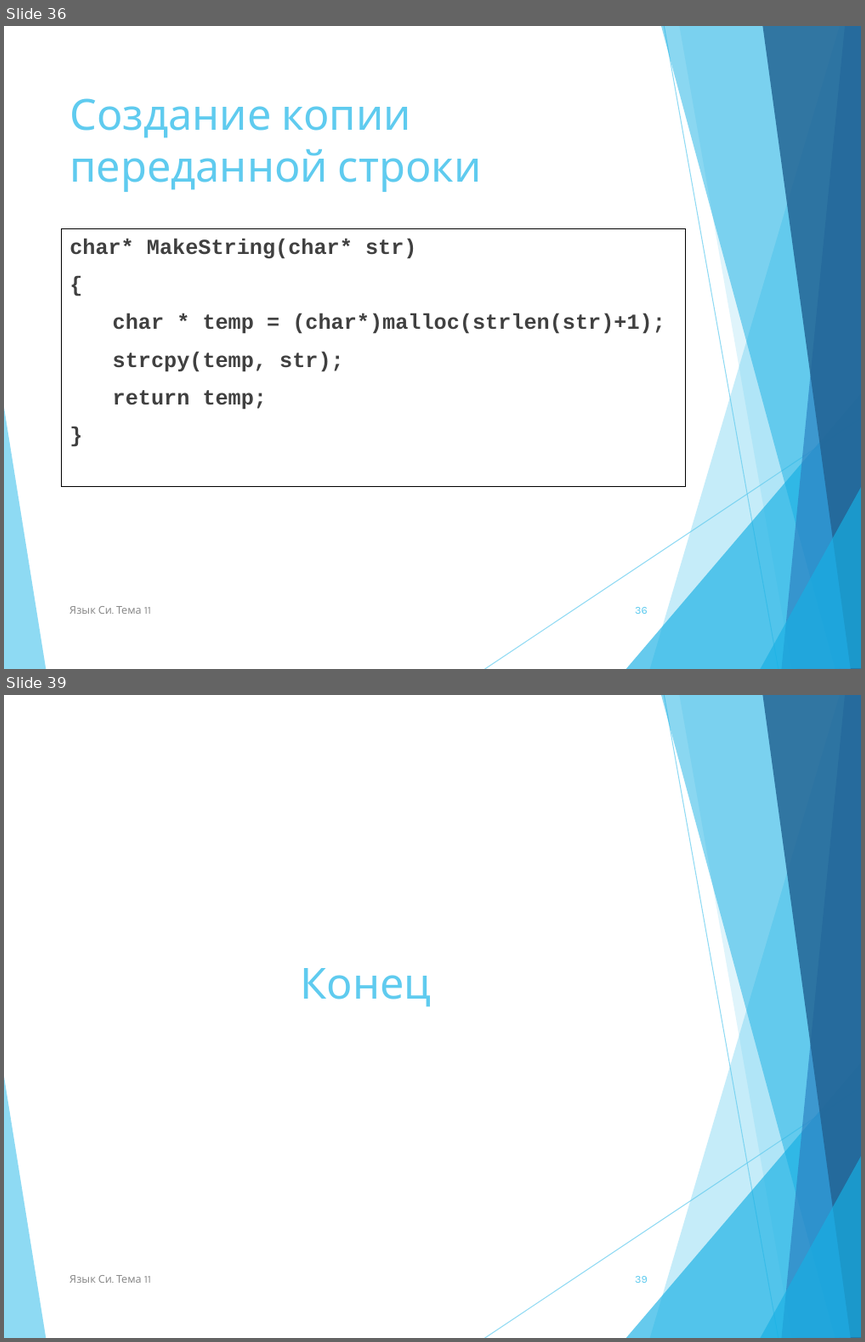
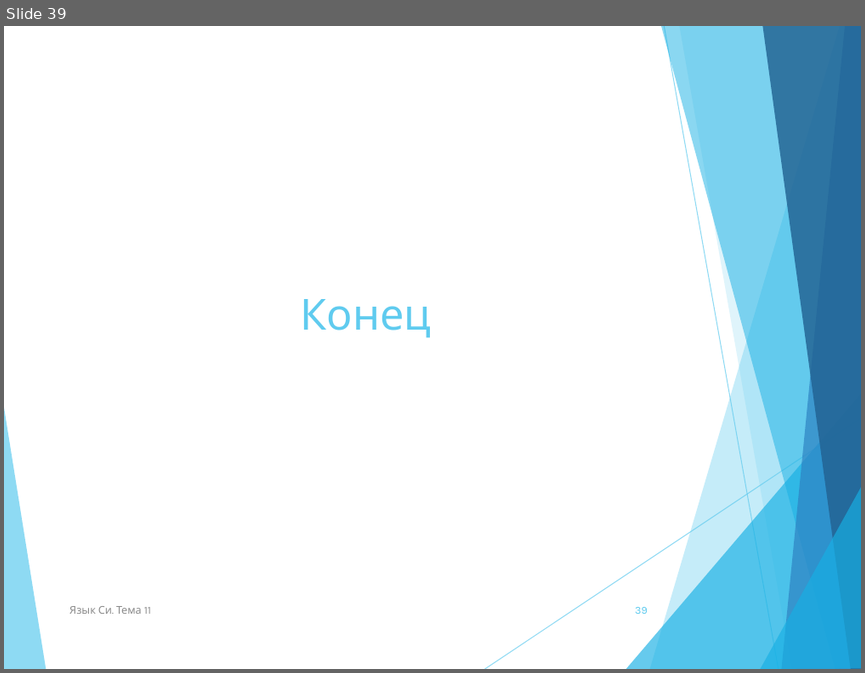
Before and after one commit to NIIT-2020/lection_c, a slide deck: 11 Динамические структуры данных.pptx. Shown one above the other, each under a label of ours: slides 36 and 39 before the commit, slide 39 after it; the slides between them are not shown. The pictures are 865x1342 and 865x673 pixels, drawn with LibreOffice and Linux fonts; fonts in the diff are those of the drawing. Boxes give left, top, right and bottom in pixels: in the first picture for what was removed or moved away, otherwise in the second. Text is boxed around its words. In the diff, an @@ line names an element or a change of style, - is before the commit and + after.

```diff
--- a/11 Динамические структуры данных.pptx
+++ b/11 Динамические структуры данных.pptx
@@ slide 36 removed at box(4, 26, 861, 669), background #FFFFFF; not listed: 10 template elements that a slide beside it also shows @@
@@ title removed at box(69, 98, 482, 192) @@
-Создание копии переданной строки
@@ text removed at box(62, 228, 685, 486) @@
-char* MakeString(char* str)
-{
-char * temp = (char*)malloc(strlen(str)+1);
-strcpy(temp, str);
-return temp;
-}
@@ text removed at box(69, 606, 151, 613) @@
-Язык Си. Тема 11
@@ page number removed at box(635, 607, 647, 613) @@
-36
```
Also in this commit, not shown: 9 slides changed, 1 slide added.
